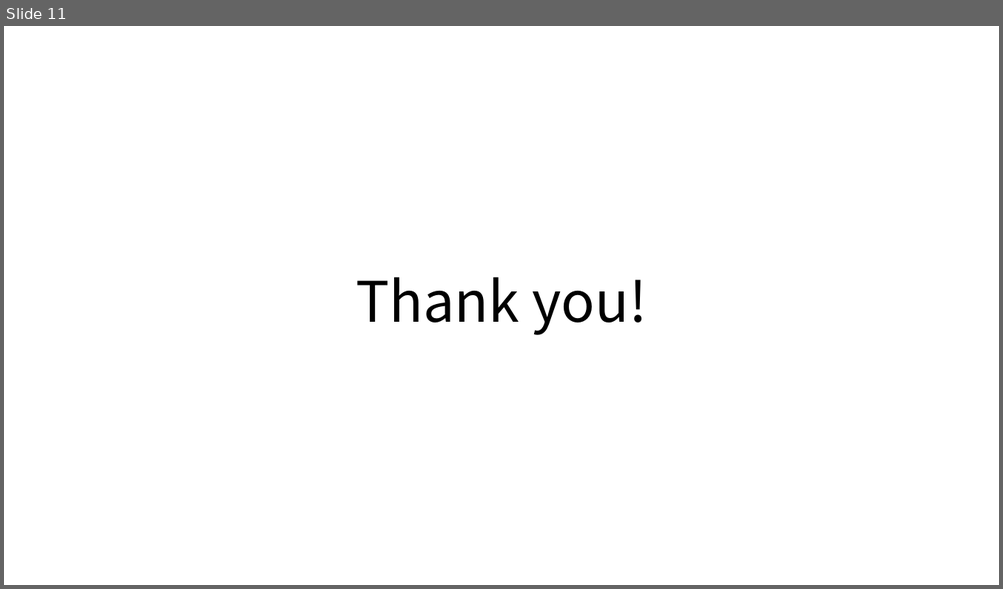
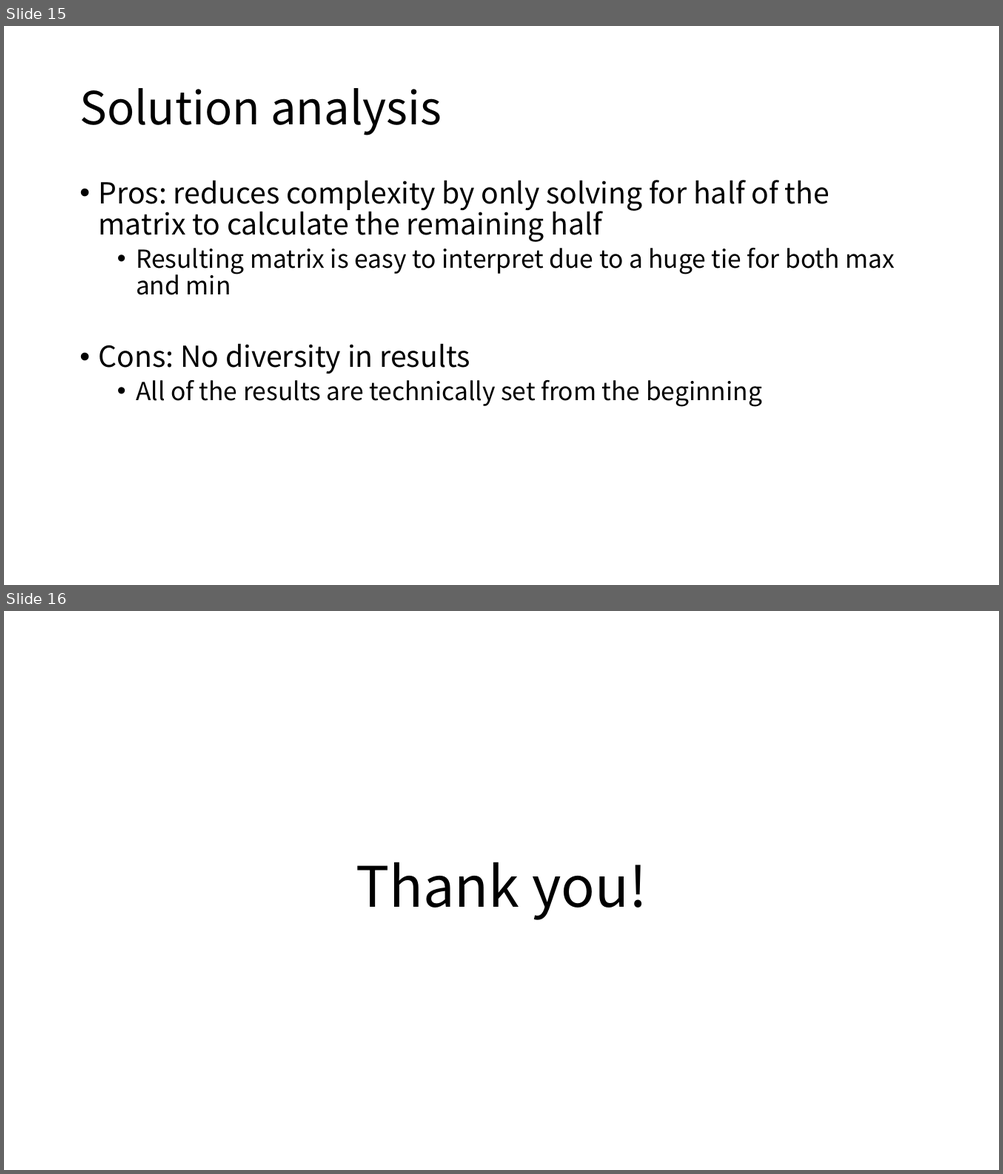
Before and after one commit to gdlee412/Problem-Solving-Techniques, a slide deck: 자료/Report template/Report for exercise or homework.pptx. Shown one above the other, each under a label of ours: slide 11 before the commit, slides 15 and 16 after it. The pictures are 1003x589 and 1003x1174 pixels, drawn with LibreOffice and Linux fonts; fonts in the diff are those of the drawing. Boxes give left, top, right and bottom in pixels: in the first picture for what was removed or moved away, otherwise in the second. Text is boxed around its words. In the diff, an @@ line names an element or a change of style, - is before the commit and + after.

```diff
--- a/자료/Report template/Report for exercise or homework.pptx
+++ b/자료/Report template/Report for exercise or homework.pptx
@@ slide 15 added at box(4, 26, 999, 585), background #FFFFFF @@
@@ title added at box(79, 88, 441, 136), 44 pt, text #000000 @@
+Solution analysis
@@ text added at box(99, 180, 895, 407), 24 pt, text #000000 @@
+• Pros: reduces complexity by only solving for half of the matrix to calculate the remaining half
+  • Resulting matrix is easy to interpret due to a huge tie for both max and min
+• Cons: No diversity in results
+  • All of the results are technically set from the beginning
@@ what was slide 11 is now slide 16 @@
```
Also in this commit, not shown: 5 slides changed, 9 other slides added, 5 slides removed, 1 other file.
